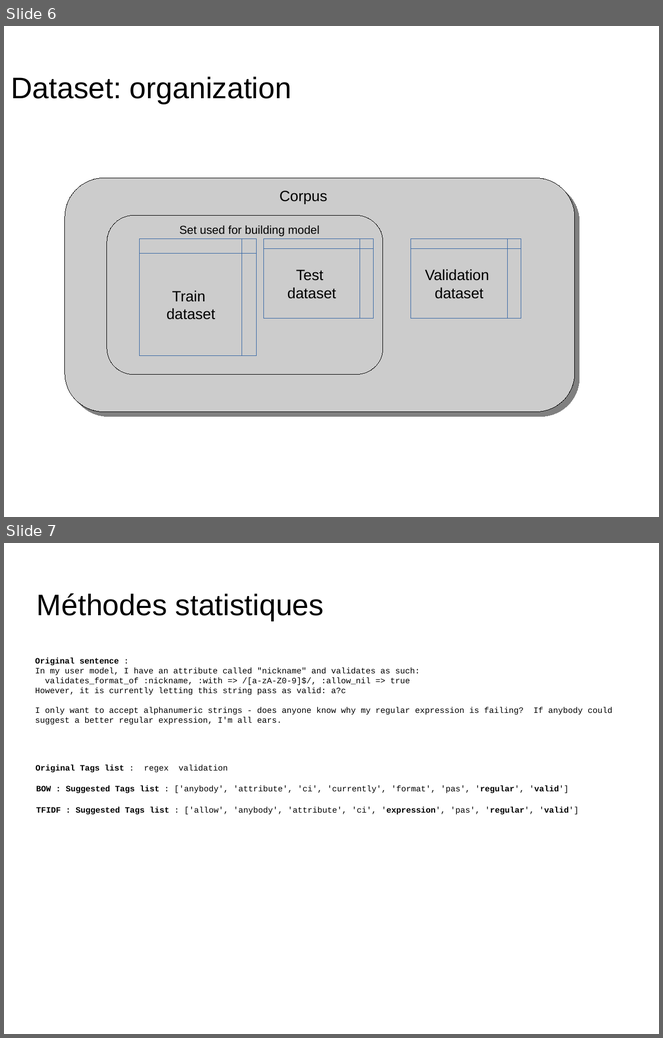
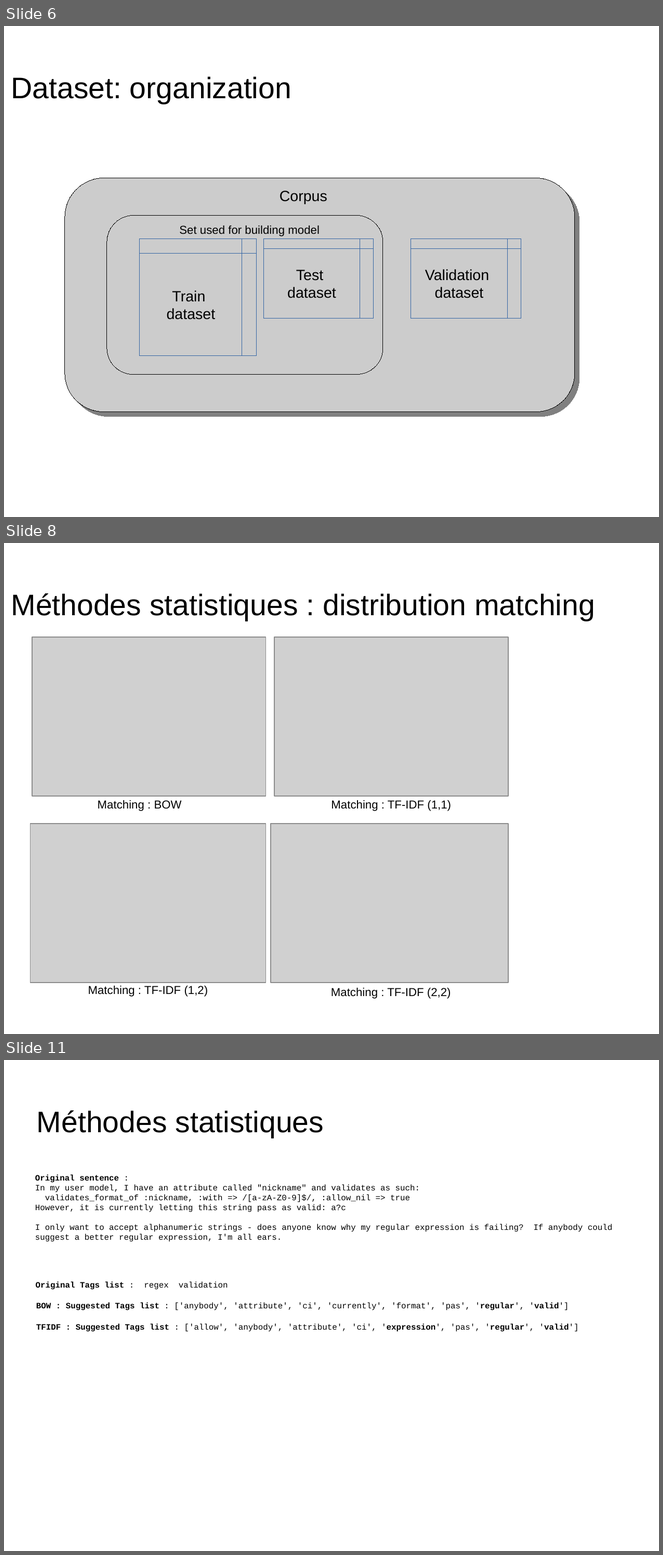
Before and after one commit to dataforcast/OC_Datascientist, a slide deck: P6/report/Openclassrooms_ParcoursDatascientist_P6-V1.odp. Shown one above the other, each under a label of ours: slides 6 and 7 before the commit, slides 6, 8 and 11 after it; the slides between them are not shown. The pictures are 663x1038 and 663x1555 pixels, drawn with LibreOffice and Linux fonts; fonts in the diff are those of the drawing; grey boxes stand for pictures; background and template pictures are left out. Boxes give left, top, right and bottom in pixels: in the first picture for what was removed or moved away, otherwise in the second. Text is boxed around its words. In the diff, an @@ line names an element or a change of style, - is before the commit and + after.

Commit message:
P6 : Statistical method : scoring for TAGs matching; evalation of TF-IDF and BOW; Use of Fuzzy package for TAGs matching

```diff
--- a/P6/report/Openclassrooms_ParcoursDatascientist_P6-V1.odp
+++ b/P6/report/Openclassrooms_ParcoursDatascientist_P6-V1.odp
@@ slide 8 added at (4, 543, 659, 1034), background picture (left out) @@
@@ title added at (11, 593, 595, 621), 36 pt, text #000000 @@
+Méthodes statistiques : distribution matching
@@ picture added at (32, 637, 266, 796) @@
@@ picture added at (274, 637, 509, 796) @@
@@ rectangle added at (91, 796, 188, 815), fill #FFFFFF, 14 pt, text #000000 @@
+Matching : BOW
@@ rectangle added at (326, 796, 457, 815), fill #FFFFFF, 14 pt, text #000000 @@
+Matching : TF-IDF (1,1)
@@ picture added at (30, 824, 266, 983) @@
@@ picture added at (271, 824, 509, 983) @@
@@ rectangle added at (82, 981, 214, 1000), fill #FFFFFF, 14 pt, text #000000 @@
+Matching : TF-IDF (1,2)
@@ rectangle added at (325, 983, 457, 1002), fill #FFFFFF, 14 pt, text #000000 @@
+Matching : TF-IDF (2,2)
@@ what was slide 7 is now slide 11 @@
```
Also in this commit, not shown: 2 slides changed, 4 other slides added, 9 other files.
